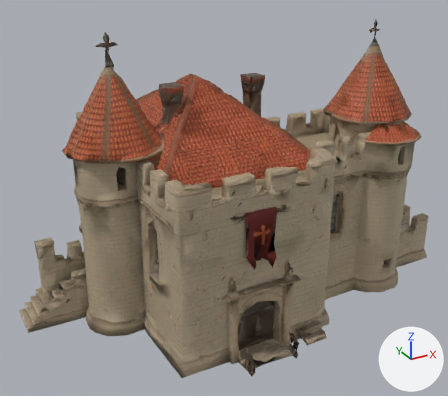
The glTF model public/models/burg.glb: old version first, new version second.
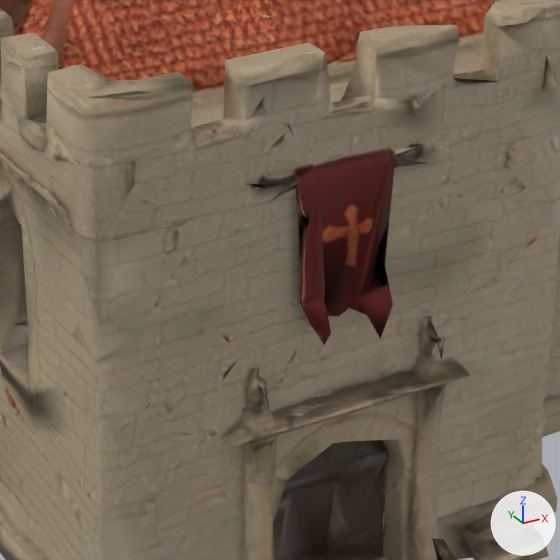
Each version appears first whole from a camera (50 mm lens) standing at (-1.261, -2.303, 0.935) and looking at (-0.035, -0.073, -0.18), and next in a close-up on the part from 33% to 74% of the width and 40% to 86% of the height. The axes (+X, +Y, +Z) are drawn at lower right. The lights are the same throughout. The first two pictures are the older version. Where no turn or scale is listed for an object, it has been applied to the vertices. Vertices at exactly the same position are counted once.

The older version as bpy lines, for what is in view:
```python
me_mesh_0 = bpy.data.meshes.new('Mesh_0')
me_mesh_0.from_pydata(...)  # 4478 vertices, 8957 faces; spans x -0.95..0.95, y -0.74..0.74, z -0.59..0.59
me_mesh_0.materials.append(mat_material_0)
ob_mesh_0 = bpy.data.objects.new('Mesh_0', me_mesh_0)
ob_mesh_0.location = (-0.001, -0.001, 0.001)
```
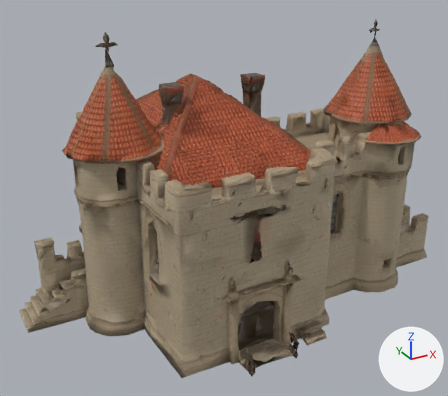
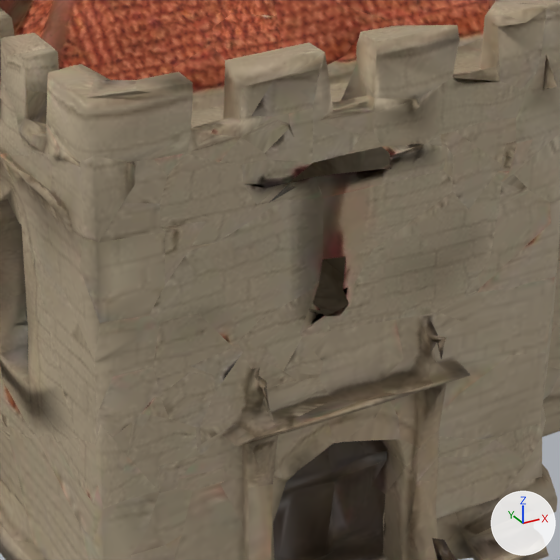
The edits, one by one:
me_mesh_0 is used by ob_mesh_0; location (-0.001, -0.001, 0.001).
me_mesh_0 had 4478 vertices, 8957 faces and spanned x -0.95..0.95, y -0.74..0.74, z -0.59..0.59.
me_mesh_0 now has 4435 vertices, 8834 faces and spans x -0.95..0.95, y -0.74..0.74, z -0.59..0.59.
Part 1, on me_mesh_0:
43 vertices are removed from x -0.25..-0.1, y -0.67..-0.62, z -0.2..0.01.
125 faces are deleted.
2 new faces join them.
Other edits to the shape of me_mesh_0 do not show in these pictures.

Changed parts and their boxes (x1, y1, x2, y2) in the close-ups (560 x 560 px):
part 1 of me_mesh_0, cut back: before (269, 147, 427, 345); after (343, 287, 353, 302)
